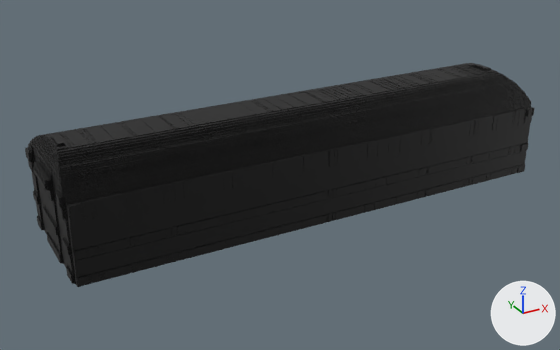
Renders of the glTF model godot/assets/models/city_station.glb from each side of a commit.
Camera for both pictures: a camera (50 mm lens) standing at (-31.4, -53.8, 29.2) and looking at (-1.9, -0.1, 2.3). The lights are fixed; the arrows at lower right show +X, +Y and +Z. The first picture is the older version. Vertices at exactly the same position are counted once.

Names of what the first picture shows: 'city_station'.
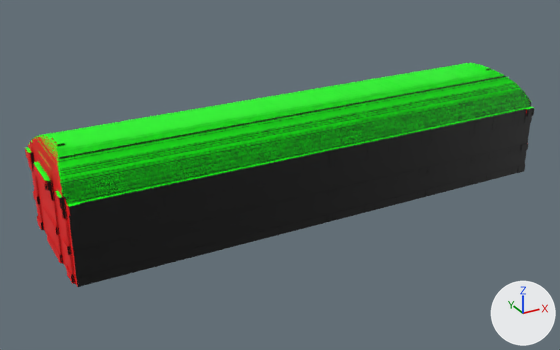
Changed parts and their boxes [x1, y1, x2, y2] in the pictures (560 x 350 px):
part 1 of me_city_station, reshaped: before [29, 67, 531, 284]; after [26, 63, 534, 284]
part 2 of me_city_station, recoloured: [25, 63, 532, 287] in both

Patch to the scene script:
```diff
--- a/godot/assets/models/city_station.glb.py
+++ b/godot/assets/models/city_station.glb.py
@@ me_city_station @@
 # used by ob_city_station; location = (0.0, 0.0, 0.0)
-me_city_station.from_pydata(...)  # 4974 vertices, 7026 faces; spans x -21.8..21.8, y -6.1..6.1, z 0.0..9.0
+me_city_station.from_pydata(...)  # 6943 vertices, 9256 faces; spans x -21.8..21.8, y -6.1..6.1, z 0.0..9.0
+# me_city_station part 1: 206 vertices moved within x -21.8..21.8, y -6.0..5.8, z 0.0..8.9; 12 vertices removed from x -21.7..21.5, y -6.1..5.3, z 0.0..7.2; 1980 vertices added at x -21.8..21.8, y -6.1..6.0, z 0.0..9.0
+# me_city_station part 2: 2411 kept faces spanning x -21.8..21.8, y -6.1..6.1, z 0.0..9.0 get new vertex colours
+# other edits to the shape of me_city_station do not show in these pictures
 me_city_station.materials.append(mat_defaultmaterial)
```
